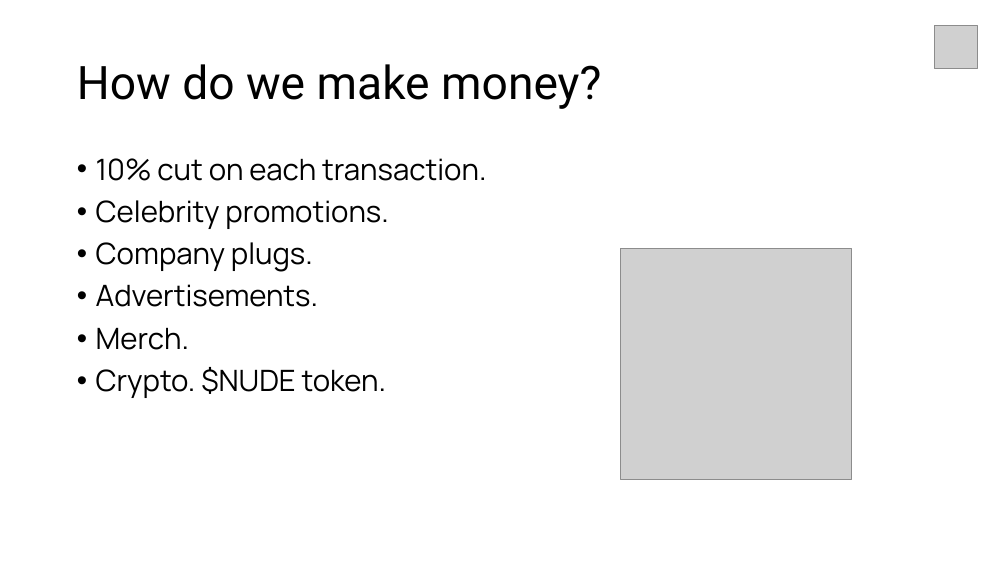
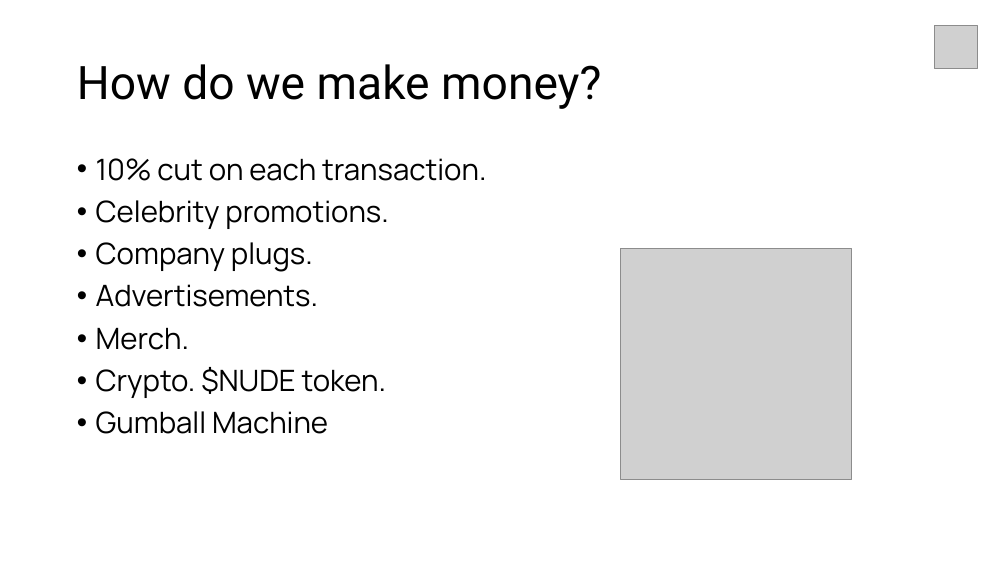
Before and after one commit to own-me/nude-pitch, a slide deck: slide 10 of own-me-pitch.pptx. Drawn at 1008x567 pixels with LibreOffice and Linux fonts; fonts in the diff are those of the drawing; grey boxes stand for pictures. Boxes give left, top, right and bottom in pixels: in the first picture for what was removed or moved away, otherwise in the second. Text is boxed around its words. In the diff, an @@ line names an element or a change of style, - is before the commit and + after.

```diff
--- a/own-me-pitch.pptx
+++ b/own-me-pitch.pptx
@@ text at (96, 411, 328, 434): paragraph added @@
+• Gumball Machine
```
Also in this commit, not shown: 2 other slides changed.
